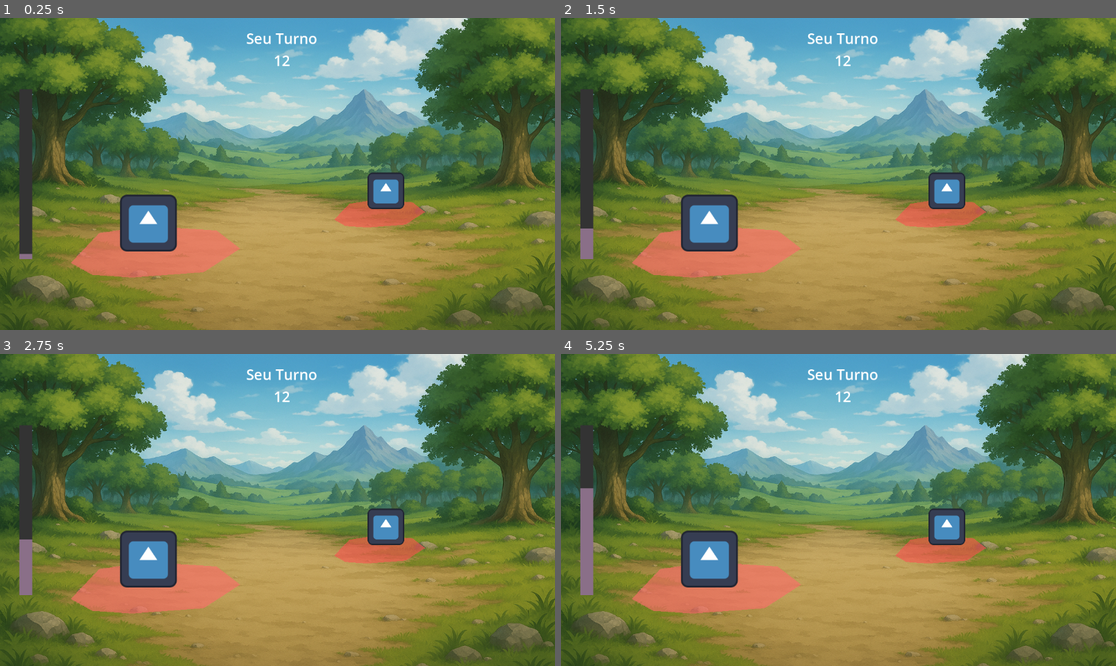
Above: before the commit, frames 1-4 (two rows, left to right).
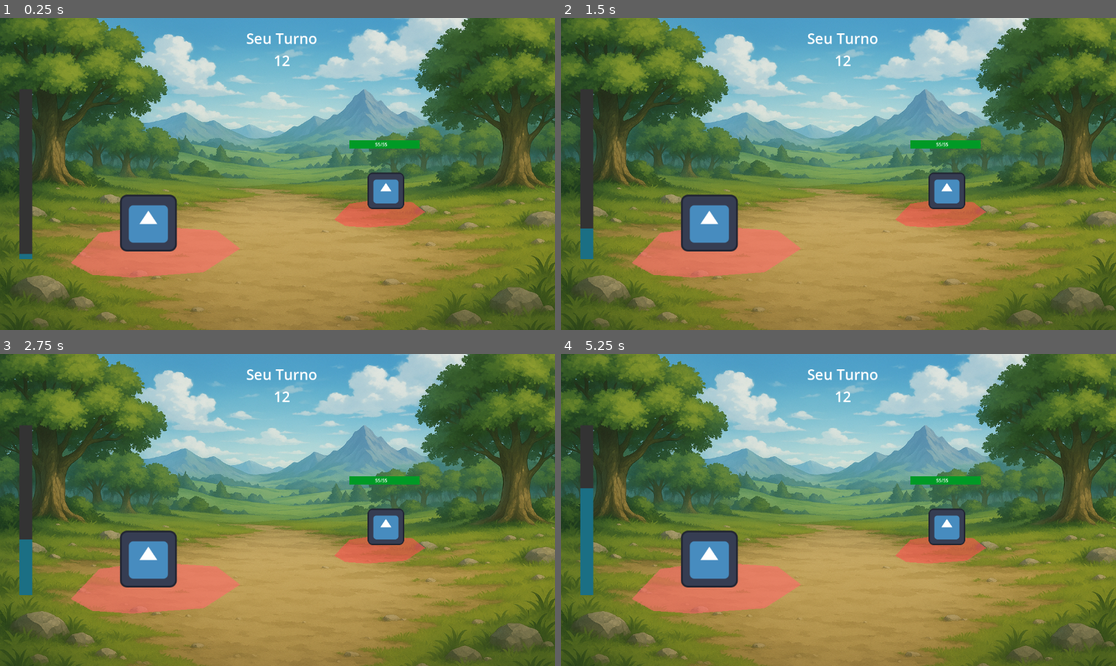
Above: after the commit, the same moments.

Repository: pedromogly/rpg-turnos-teste
Game: Godot game, scene res://battle_scene.tscn
The game is run twice, just before and just after one commit, with the same random seed, the same clock (stepped at 60 frames per second) and the same inputs. The project has no main scene, so this scene is started directly. The engine's default icon, where the game draws it, is replaced by a stand-in: a white triangle on a blue panel in a dark square.
Inputs (mouse positions are in pixels of both pictures, inside the frame that each line leads up to):
- Up to frame 1 (0.25 s): no input
- Up to frame 2 (1.5 s): tap Enter at 0.5 s; move the mouse to (960, 158) at 0.52 s; hold Right (ui_right) 0.53-1.25 s; tap Shift at 0.6 s; click (960, 158) at 0.67 s; tap Space at 1.25 s; drag from (727, 189) to (810, 236) at 1.27 s
- Up to frame 3 (2.75 s): move the mouse to (333, 441) at 2.02 s; hold Right (ui_right) from 2.03 s (still down); tap Shift at 2.1 s
- Up to frame 4 (5.25 s): release Right (ui_right) at 2.75 s; tap Enter at 2.75 s; drag from (810, 572) to (672, 463) at 2.77 s; tap Space at 3.5 s; move the mouse to (1005, 556) at 3.52 s; hold Left (ui_left) 3.53-4.25 s; tap Shift at 3.6, 5.1 s; drag from (672, 463) to (755, 432) at 4.27 s; move the mouse to (866, 510) at 5.02 s; hold Down (ui_down) from 5.03 s (still down); click (866, 510) at 5.17 s

The runs differ from the first frame. In frame 1, 0.4% of the frame differs, in the area x 3-76%, y 39-78%; in frame 2, 0.6%; in frame 3, 0.8%; in frame 4, 1.2%.

Commit message:
deu ruim

Diff:
--- a/BattleManager.gd
+++ b/BattleManager.gd
@@ -3,6 +3,9 @@
 @export var labelTurnInfo: Label
 @export var labelSeconds: Label
 @export var progressRound: TextureProgressBar
+
+@export var enemy:Sprite2D
+@export var player:Sprite2D
 
 var waitTimeDefault = 30
 var speedEnemy
@@ -34,3 +37,11 @@
 func _on_timer_timeout():
 	progressRound.value = 0.0
 	timer.paused = true
+
+
+func win_battle(healthOponent):
+	if healthOponent <= 0:
+		print("TU GANHOU PARABENS OTARIO")
+func lose_battle(healthPlayer):
+	if healthPlayer <= 0:
+		print("TU PERDEU, OTARIO")
--- a/EnemyManager.gd
+++ b/EnemyManager.gd
@@ -6,12 +6,29 @@
 var dextery = 90
 var speed = 10
 
+@export var progressBarHealth: TextureProgressBar
+@export var animations: AnimationPlayer
+@export var displayInfos: Label
+@export var player: Sprite2D
+@export var labelProgressBar: Label
+
 signal sendMySpeed(speed)
 # Called when the node enters the scene tree for the first time.
 func _ready() -> void:
+	player.bater.connect(take_damage)
+	progressBarHealth.max_value = max_health
+	progressBarHealth.value = current_health
 	emit_signal("sendMySpeed", speed)
 
+	labelProgressBar.text = String.num(max_health,0)+"/"+String.num(current_health,0)
 
 # Called every frame. 'delta' is the elapsed time since the previous frame.
 func _process(delta: float) -> void:
 	pass
+
+func take_damage(dano):
+	print(dano)
+	current_health -= dano
+	displayInfos.text = String.num(dano,0)
+	animations.play("UP_Text")
+	progressBarHealth.value = current_health
--- a/PlayerManager.gd
+++ b/PlayerManager.gd
@@ -1,11 +1,15 @@
 extends Sprite2D
 
 var max_health = 74
-var attack_base = 35
+var attack_base = 22
 static var speed = 12
+
+signal bater(dano)
 
 @export var progressBar: TextureProgressBar
 @export var uiBattle: Control
+@export var attackButton: Button
+@export var esquivaButton: Button
 
 func _ready():
 	pass
@@ -18,3 +22,10 @@
 
 func isMyTurn ():
 	uiBattle.visible = true
+
+func _on_attack_button_up() -> void:
+	atacar(attack_base)
+
+func atacar(dano):
+	bater.emit(dano)
+	progressBar.value == 0
--- a/battle_scene.tscn
+++ b/battle_scene.tscn
@@ -74,11 +74,17 @@
 &"UP_Text": SubResource("Animation_onrkg")
 }
 
-[node name="BattleScene" type="Node2D" node_paths=PackedStringArray("labelTurnInfo", "labelSeconds", "progressRound")]
+[sub_resource type="AtlasTexture" id="AtlasTexture_gf131"]
+
+[sub_resource type="AtlasTexture" id="AtlasTexture_x5h4l"]
+
+[node name="BattleScene" type="Node2D" node_paths=PackedStringArray("labelTurnInfo", "labelSeconds", "progressRound", "enemy", "player")]
 script = ExtResource("1_5g7vw")
 labelTurnInfo = NodePath("Panel/VBoxContainer/TurnoInfo")
 labelSeconds = NodePath("Panel/VBoxContainer/TurnoSeconds")
 progressRound = NodePath("Panel/TextureProgressBar")
+enemy = NodePath("Panel/AreaBattle2/Enemy")
+player = NodePath("Panel/AreaBattle1/Player")
 
 [node name="Panel" type="Panel" parent="."]
 offset_right = 1168.0
@@ -99,7 +105,7 @@
 texture_progress = SubResource("AtlasTexture_vtmj2")
 tint_under = Color(0.198287, 0.198287, 0.198287, 1)
 tint_over = Color(0.811765, 0.101961, 0.811765, 1)
-tint_progress = Color(0.93968, 0.709078, 0.920712, 0.462745)
+tint_progress = Color(5.19812e-06, 0.713214, 0.891866, 0.462745)
 
 [node name="VBoxContainer" type="VBoxContainer" parent="Panel"]
 layout_mode = 0
@@ -128,12 +134,14 @@
 color = Color(1, 0.42, 0.42, 0.611765)
 polygon = PackedVector2Array(76, 589, 124, 616, 214, 622, 375, 610, 457, 557, 404, 516, 246, 506, 140, 522)
 
-[node name="Player" type="Sprite2D" parent="Panel/AreaBattle1" node_paths=PackedStringArray("progressBar", "uiBattle")]
+[node name="Player" type="Sprite2D" parent="Panel/AreaBattle1" node_paths=PackedStringArray("progressBar", "uiBattle", "attackButton", "esquivaButton")]
 position = Vector2(250.542, 499.495)
 texture = ExtResource("2_r5l0u")
 script = ExtResource("4_5joda")
 progressBar = NodePath("../../TextureProgressBar")
 uiBattle = NodePath("UI Battle")
+attackButton = NodePath("UI Battle/Attack")
+esquivaButton = NodePath("UI Battle/Esquiva")
 
 [node name="UI Battle" type="Control" parent="Panel/AreaBattle1/Player"]
 layout_mode = 3
@@ -183,11 +191,16 @@
 color = Color(1, 0.32, 0.32, 0.596078)
 polygon = PackedVector2Array(76, 589, 124, 616, 214, 622, 375, 610, 457, 557, 404, 516, 246, 506, 140, 522)
 
-[node name="Enemy" type="Sprite2D" parent="Panel/AreaBattle2"]
+[node name="Enemy" type="Sprite2D" parent="Panel/AreaBattle2" node_paths=PackedStringArray("progressBarHealth", "animations", "displayInfos", "player", "labelProgressBar")]
 position = Vector2(292.697, 468.316)
 scale = Vector2(1.18332, 1.18332)
 texture = ExtResource("2_r5l0u")
 script = ExtResource("5_gf131")
+progressBarHealth = NodePath("TextureProgressBar")
+animations = NodePath("DisplayInfos/AnimationPlayer")
+displayInfos = NodePath("DisplayInfos")
+player = NodePath("../../AreaBattle1/Player")
+labelProgressBar = NodePath("TextureProgressBar/Label")
 
 [node name="DisplayInfos" type="Label" parent="Panel/AreaBattle2/Enemy"]
 visible = false
@@ -203,3 +216,38 @@
 libraries = {
 &"": SubResource("AnimationLibrary_hqtel")
 }
+
+[node name="TextureProgressBar" type="TextureProgressBar" parent="Panel/AreaBattle2/Enemy"]
+offset_left = -129.647
+offset_top = -179.118
+offset_right = 119.353
+offset_bottom = -150.118
+value = 50.0
+nine_patch_stretch = true
+texture_under = SubResource("AtlasTexture_gf131")
+texture_progress = SubResource("AtlasTexture_x5h4l")
+tint_under = Color(1, 0.166111, 0.11126, 1)
+tint_progress = Color(2.16588e-06, 0.604669, 0.151293, 1)
+
+[node name="Label" type="Label" parent="Panel/AreaBattle2/Enemy/TextureProgressBar"]
+layout_mode = 0
+offset_left = 92.1176
+offset_top = 3.41177
+offset_right = 164.118
+offset_bottom = 26.4118
+
+[node name="Over" type="Panel" parent="Panel"]
+visible = false
+layout_mode = 0
+offset_right = 1177.0
+offset_bottom = 664.0
+
+[node name="Label" type="Label" parent="Panel/Over"]
+layout_mode = 0
+offset_left = 379.0
+offset_top = 207.0
+offset_right = 726.0
+offset_bottom = 335.0
+theme_override_font_sizes/font_size = 50
+
+[connection signal="button_up" from="Panel/AreaBattle1/Player/UI Battle/Attack" to="Panel/AreaBattle1/Player" method="_on_attack_button_up"]
Not shown: 1 places in battle_scene.tscn that only renumber resources
